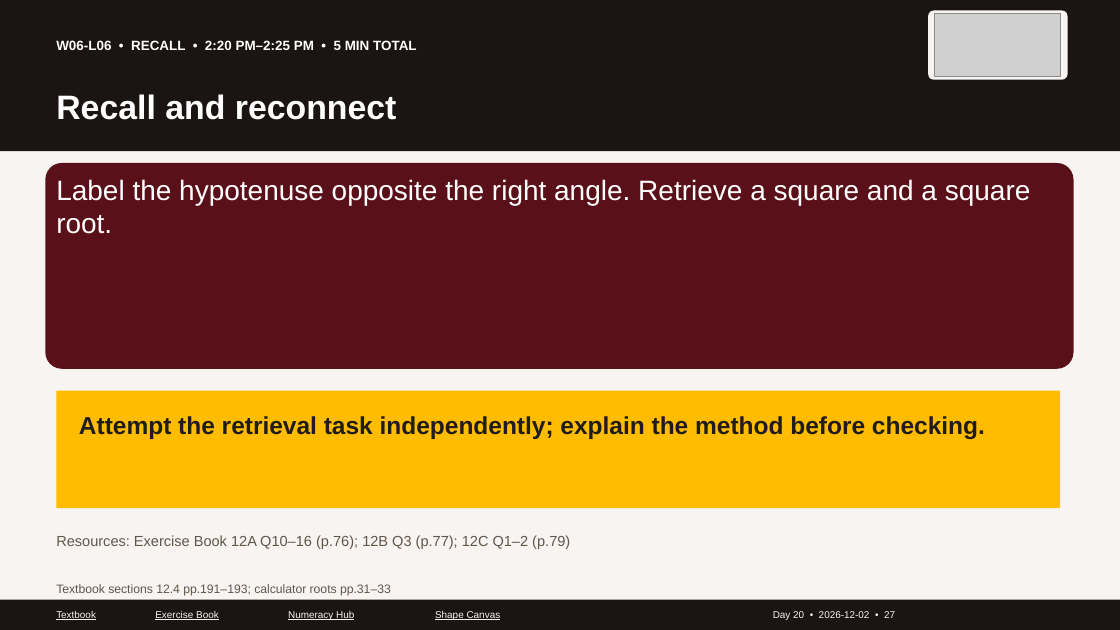
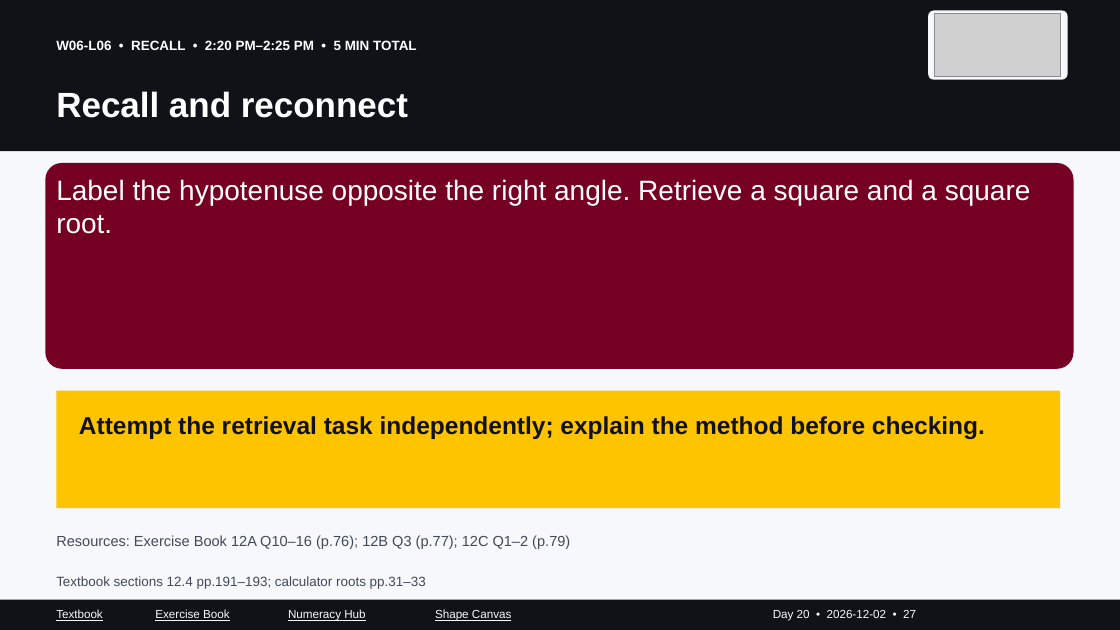
Before and after one commit to GOSTROGIS/access-trades-numeracy, a slide deck: slide 27 of carpentry/intake-141/PowerPoint/Day-20_2026-12-02_Week-6.pptx. Drawn at 1120x630 pixels with LibreOffice and Linux fonts; fonts in the diff are those of the drawing; grey boxes stand for pictures. Boxes give left, top, right and bottom in pixels: in the first picture for what was removed or moved away, otherwise in the second. Text is boxed around its words. In the diff, an @@ line names an element or a change of style, - is before the commit and + after.

Commit message:
Fix slide layout collisions and strengthen colour contrast

```diff
--- a/carpentry/intake-141/PowerPoint/Day-20_2026-12-02_Week-6.pptx
+++ b/carpentry/intake-141/PowerPoint/Day-20_2026-12-02_Week-6.pptx
@@ background #F7F4F1 to #F7F8FC @@
@@ rectangle at bbox=[0, 0, 1120, 151]: fill #1A1512 to #111218 @@
@@ text "Recall and reconnect" at bbox=[56, 91, 408, 118]: size 29 to 30 pt; less space between paragraphs @@
@@ rounded rectangle at bbox=[45, 163, 1074, 369]: fill #5A1018 to #760023 @@
@@ rectangle at bbox=[56, 391, 1060, 508]: fill #FFBC00 to #FFC400 @@
@@ text "Attempt the retrieval task independently; ..." at bbox=[79, 416, 985, 439]: text colour #201C19 to #111218 @@
@@ text "Resources: Exercise Book 12A Q10–16 ..." at bbox=[56, 535, 570, 549]: text colour #62564B to #424957 @@
@@ text "Textbook sections 12.4 pp.191–193; calculator ...": place and size @@
-text "Textbook sections 12.4 pp.191–193; calculator ..." at bbox=[56, 584, 391, 596]
+text "Textbook sections 12.4 pp.191–193; calculator ..." at bbox=[56, 576, 426, 589]
@@ text "Textbook sections 12.4 pp.191–193; calculator ..." at bbox=[56, 576, 426, 589]: size 10.5 to 11.5 pt, text colour #62564B to #424957; less space between paragraphs @@
@@ rectangle at bbox=[0, 600, 1120, 630]: fill #1A1512 to #111218 @@
@@ size 8.5 to 10 pt, text colour #F7F4F1 to #F7F8FC; less space between paragraphs in 5 elements at bbox=[773, 610, 916, 621], bbox=[288, 609, 365, 621], bbox=[435, 609, 511, 621], bbox=[155, 609, 230, 621], bbox=[56, 609, 103, 621] @@
```
Also in this commit, not shown: 44 other slides changed, 51 other files.
